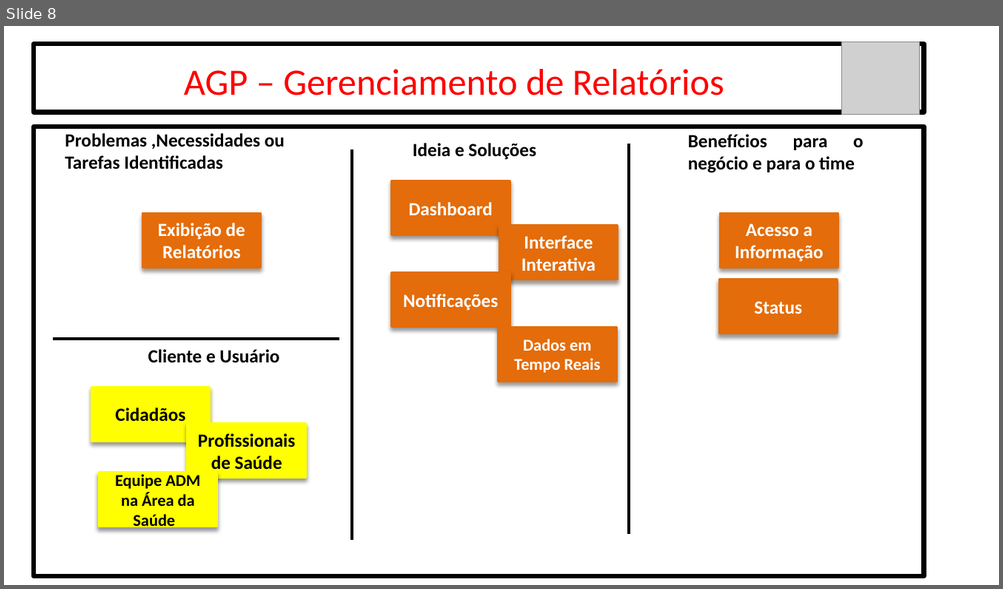
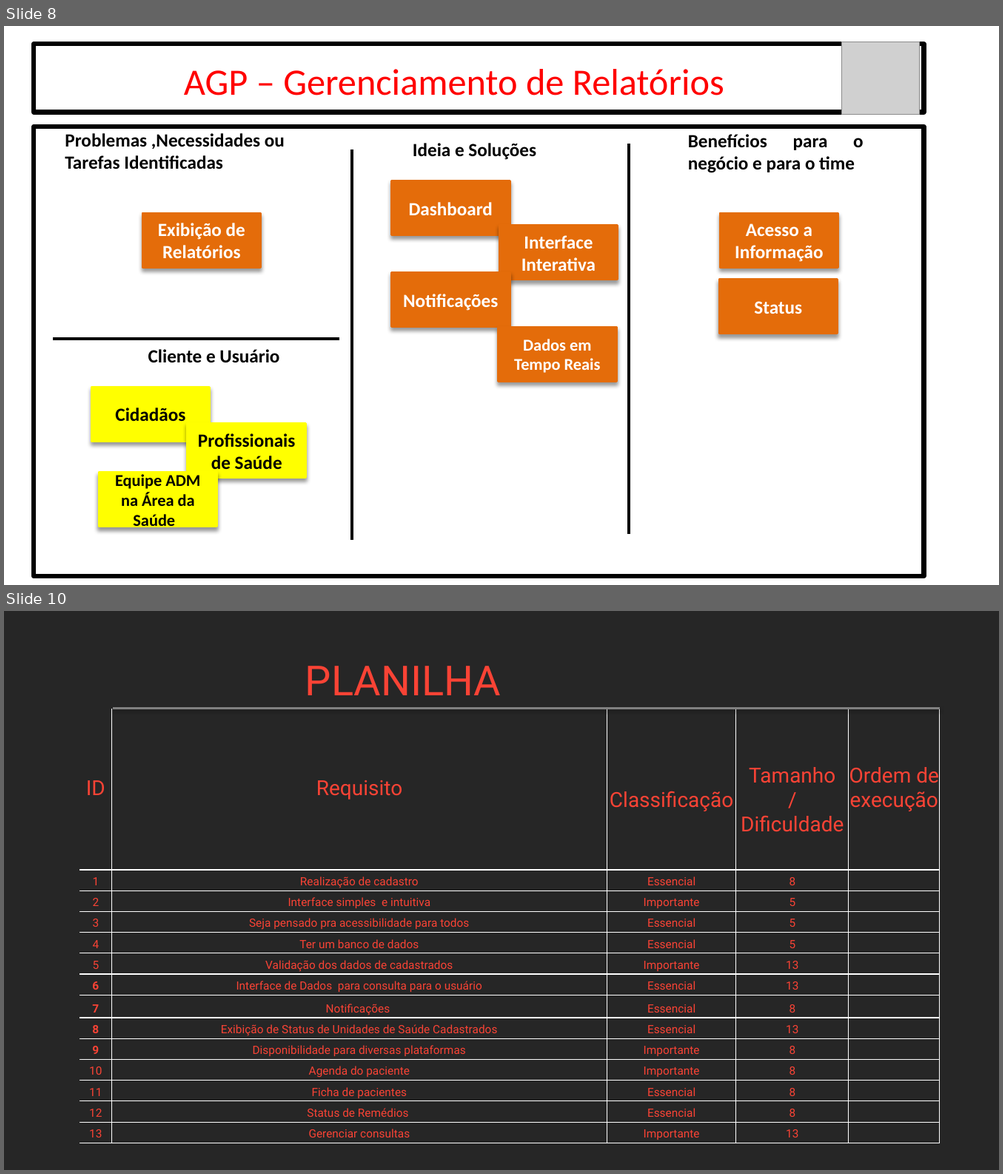
Before and after one commit to marcelo-bonora/Bandtec---Disciplinas, a slide deck: 2020_2 Analise de Sistema/Aulas/2020_08_19 Etapas de Aplicação/Ativ(ADS).pptx. Shown one above the other, each under a label of ours: slide 8 before the commit, slides 8 and 10 after it; the slides between them are not shown. The pictures are 1003x589 and 1003x1174 pixels, drawn with LibreOffice and Linux fonts; fonts in the diff are those of the drawing; grey boxes stand for pictures. Boxes give left, top, right and bottom in pixels: in the first picture for what was removed or moved away, otherwise in the second. Text is boxed around its words. In the diff, an @@ line names an element or a change of style, - is before the commit and + after.

```diff
--- a/2020_2 Analise de Sistema/Aulas/2020_08_19 Etapas de Aplicação/Ativ(ADS).pptx
+++ b/2020_2 Analise de Sistema/Aulas/2020_08_19 Etapas de Aplicação/Ativ(ADS).pptx
@@ slide 10 added at (4, 611, 999, 1170), background #262626 @@
@@ text added at (305, 666, 501, 695), 40 pt, text #F94335 @@
+PLANILHA
@@ table added at (80, 709, 940, 1144), 14 rows, 5 columns @@
+ID | Requisito | Classificação | Tamanho / / / Dificuldade | Ordem de execução
+1 | Realização de cadastro | Essencial | 8 | 
+2 | Interface simples e intuitiva | Importante | 5 | 
+3 | Seja pensado pra acessibilidade para todos | Essencial | 5 | 
+4 | Ter um banco de dados | Essencial | 5 | 
+5 | Validação dos dados de cadastrados | Importante | 13 | 
+6 | Interface de Dados para consulta para o usuário | Essencial | 13 | 
+7 | Notificações | Essencial | 8 | 
+8 | Exibição de Status de Unidades de Saúde Cadastrados | Essencial | 13 | 
+9 | Disponibilidade para diversas plataformas | Importante | 8 | 
+10 | Agenda do paciente | Importante | 8 | 
+11 | Ficha de pacientes | Essencial | 8 | 
+12 | Status de Remédios | Essencial | 8 | 
+13 | Gerenciar consultas | Importante | 13 | 
@@ line added from (113, 709) to (939, 709), #808080 2 pt @@
```
Also in this commit, not shown: 1 other slide added, 24 other files.
